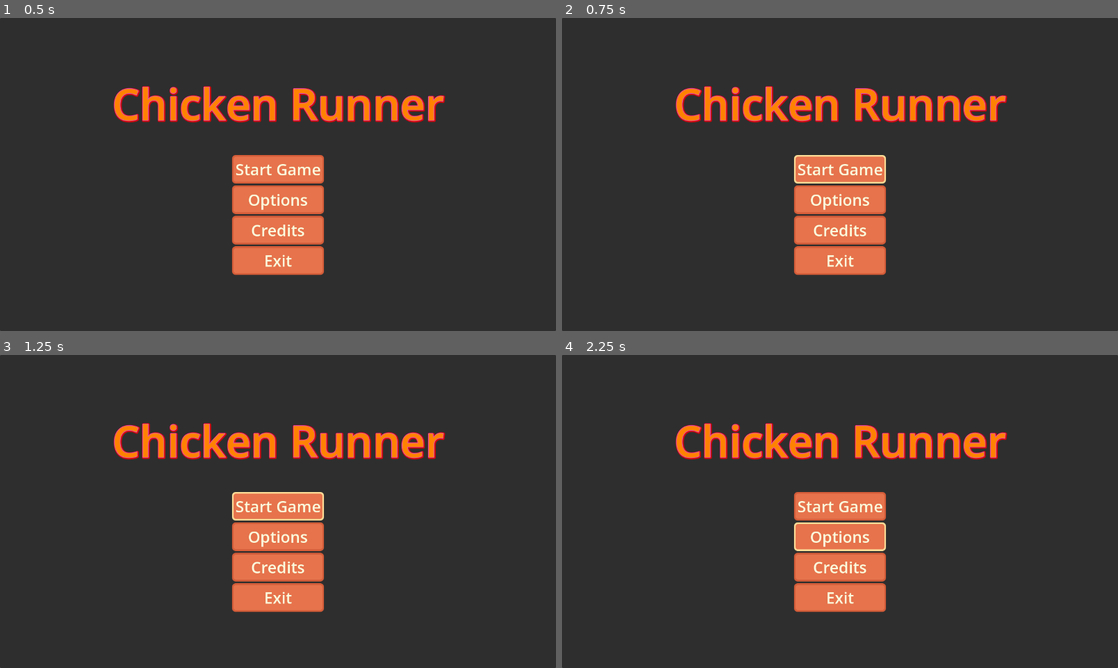
Above: before the commit, frames 1-4 (two rows, left to right).
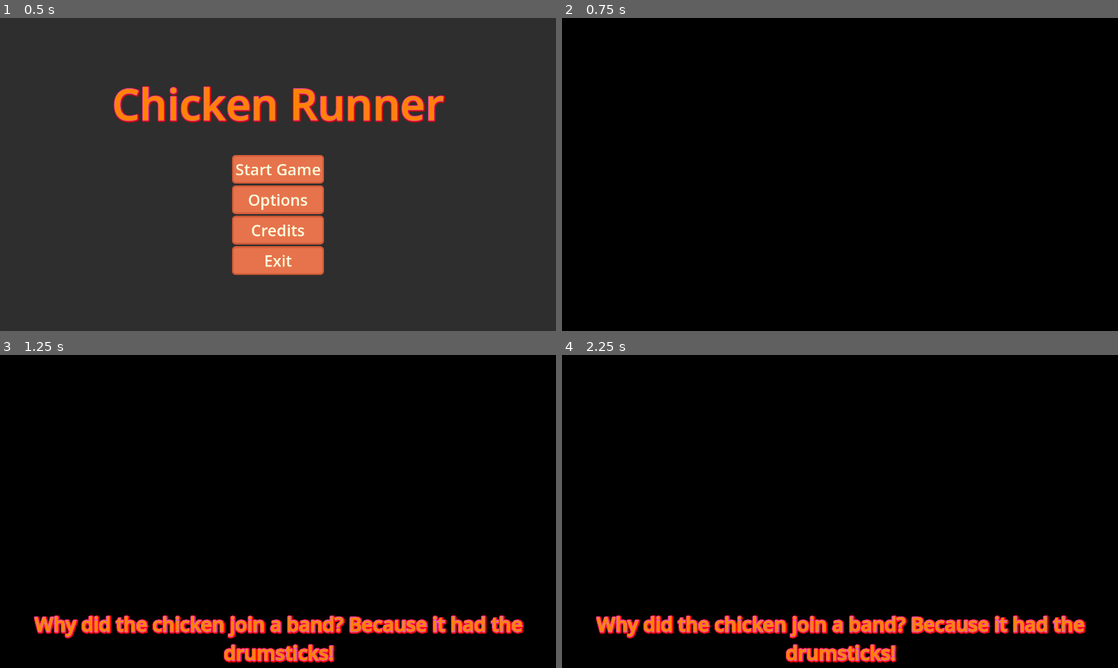
Above: after the commit, the same moments.

Repository: Tomohawk35/ChickenRunner
Game: Godot game, scene res://main_scenes/main_menu/main_menu.tscn
Two runs of this game, one before a commit and one after it. Both use one fixed random seed, a clock stepped at 60 frames per second and the inputs below. The engine's default icon, where the game draws it, is replaced by a stand-in: a white triangle on a blue panel in a dark square.
Inputs (mouse positions are in pixels of both pictures, inside the frame that each line leads up to):
- Up to frame 1 (0.5 s): no input
- Up to frame 2 (0.75 s): click "Start Game" at 0.5 s
- Up to frame 3 (1.25 s): no input
- Up to frame 4 (2.25 s): click (840, 505) at 1.25 s, where only the run before the commit has a clickable "Start Game"; click (840, 536) at 2 s, where only the run before the commit has a clickable "Options"

Frame 1 is identical in both runs. In frame 2, 100% of the frame differs, in the area x 0-100%, y 0-100%; in frame 3, 100%; in frame 4, 100%.
Error before the commit: Parse Error: Preload file "uid://mb6elb3vlre7" does not exist. (res://autoload/audio_manager.gd:6)

Commit message:
poking around

Diff:
--- a/chicken-runner/autoload/audio_manager.gd
+++ b/chicken-runner/autoload/audio_manager.gd
@@ -3,9 +3,9 @@
 
 ## SFX
 const CHICKEN_SFX_UI_BEEPS_ACTIVATE : AudioStreamWAV = preload("uid://smmmbuk7becd")
-const CHICKEN_SFX_UI_BEEPS : AudioStreamWAV = preload("uid://mb6elb3vlre7")
 const CHICKEN_SFX_UI_BEEP_1 : AudioStreamWAV = preload("uid://djix8s06erfaa")
 const CHICKEN_SFX_GETTING_HIT_IMPACT : AudioStreamWAV = preload("uid://dtslptl8ip8s1")
+
 
 ## MUSIC
 const PROJECT_76_3 : AudioStreamMP3 = preload("uid://be5eusl3scf52") # TODO: Replace with WAV file
--- a/chicken-runner/autoload/audio_manager.tscn
+++ b/chicken-runner/autoload/audio_manager.tscn
@@ -1,7 +1,7 @@
 [gd_scene format=3 uid="uid://ceq306wayysht"]
 
-[ext_resource type="Script" uid="uid://c4g0yf44g8boo" path="res://autoload/audio_manager.gd" id="1_mf8l3"]
-[ext_resource type="AudioStream" uid="uid://djix8s06erfaa" path="res://assets/sfx/CHICKEN SFX UI BEEP 1.wav" id="2_5aqdv"]
+[ext_resource type="Script" uid="uid://c4g0yf44g8boo" path="res://Autoload/audio_manager.gd" id="1_mf8l3"]
+[ext_resource type="AudioStream" uid="uid://4d08cayikx7n" path="res://assets/sfx/CHICKEN SFX 1 COCKLEDOODLEDOO.mp3" id="2_rl3vi"]
 
 [node name="AudioManager" type="Node" unique_id=1474964700]
 process_mode = 3
@@ -9,7 +9,7 @@
 
 [node name="SoundEffectsPlayer" type="AudioStreamPlayer" parent="." unique_id=505457635]
 unique_name_in_owner = true
-stream = ExtResource("2_5aqdv")
+stream = ExtResource("2_rl3vi")
 max_polyphony = 4
 bus = &"SFX"
 
--- a/chicken-runner/main_scenes/main_menu/main_menu.gd
+++ b/chicken-runner/main_scenes/main_menu/main_menu.gd
@@ -2,7 +2,6 @@
 class_name MainMenu
 
 const CHICKEN_SFX_UI_BEEPS_ACTIVATE : AudioStreamWAV = preload("uid://smmmbuk7becd")
-const CHICKEN_SFX_UI_BEEPS : AudioStreamWAV = preload("uid://mb6elb3vlre7")
 const CHICKEN_SFX_UI_BEEP_1 = preload("uid://djix8s06erfaa")
 
 @onready var start_game_button: Button = %StartGameButton
